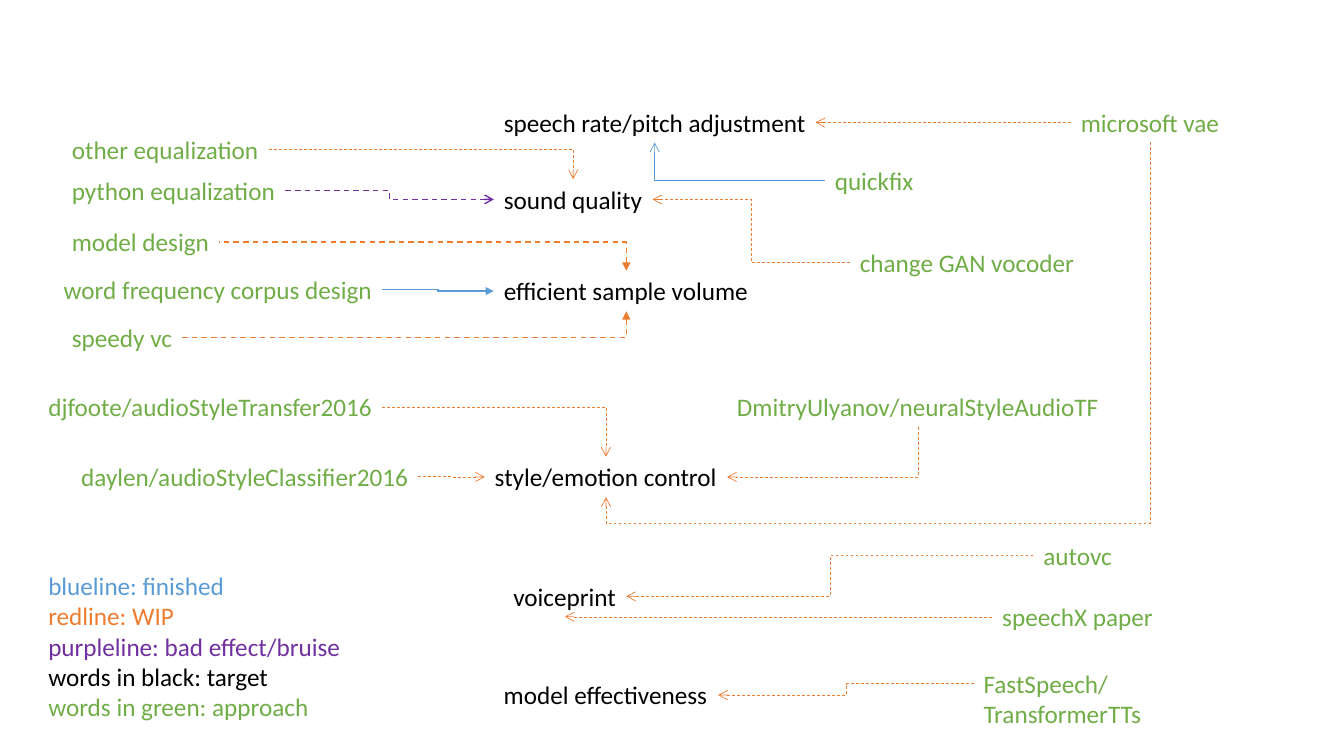
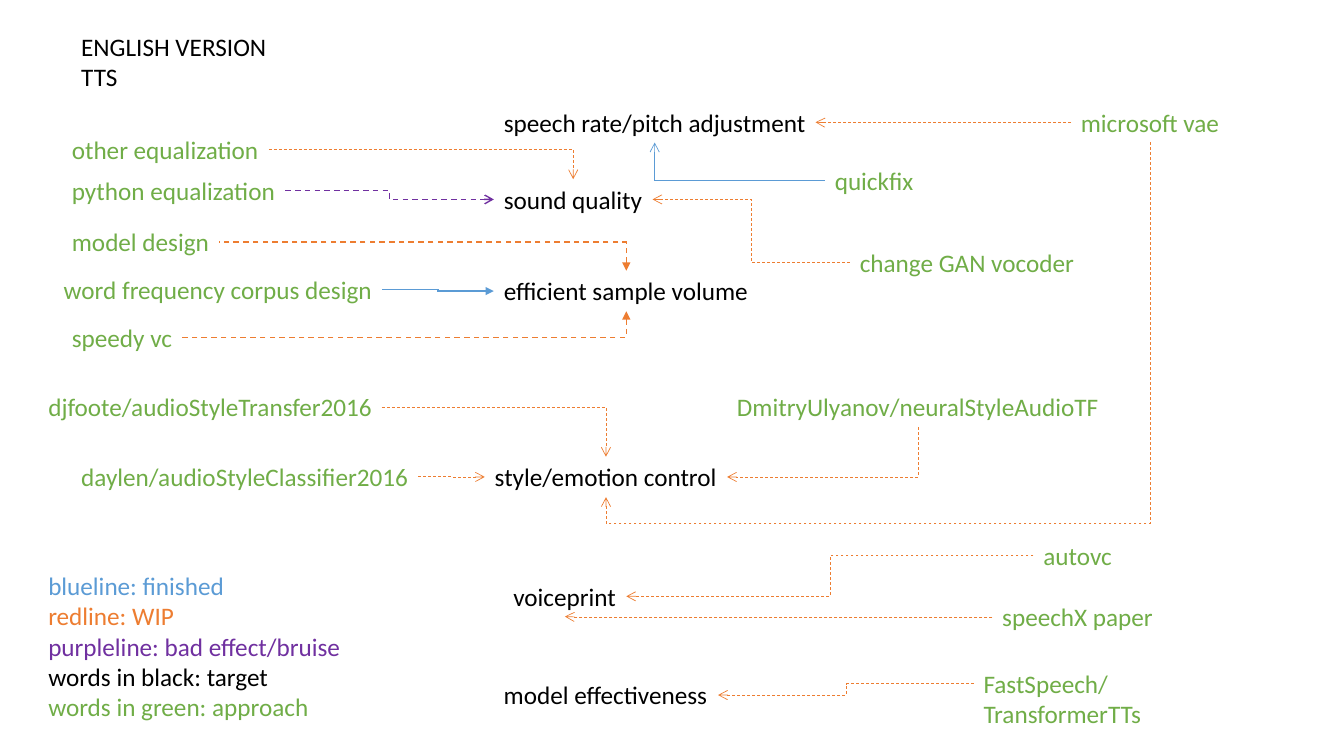
Before and after one commit to kitlomer/MuyuCoreTechnique, a slide deck: slide 2 of tts.pptx. Drawn at 1344x756 pixels with LibreOffice and Linux fonts; fonts in the diff are those of the drawing. Boxes give left, top, right and bottom in pixels: in the first picture for what was removed or moved away, otherwise in the second. Text is boxed around its words. In the diff, an @@ line names an element or a change of style, - is before the commit and + after.

```diff
--- a/tts.pptx
+++ b/tts.pptx
@@ text added at [81,39,266,86], 18 pt, text #000000 @@
+ENGLISH VERSION TTS
```
